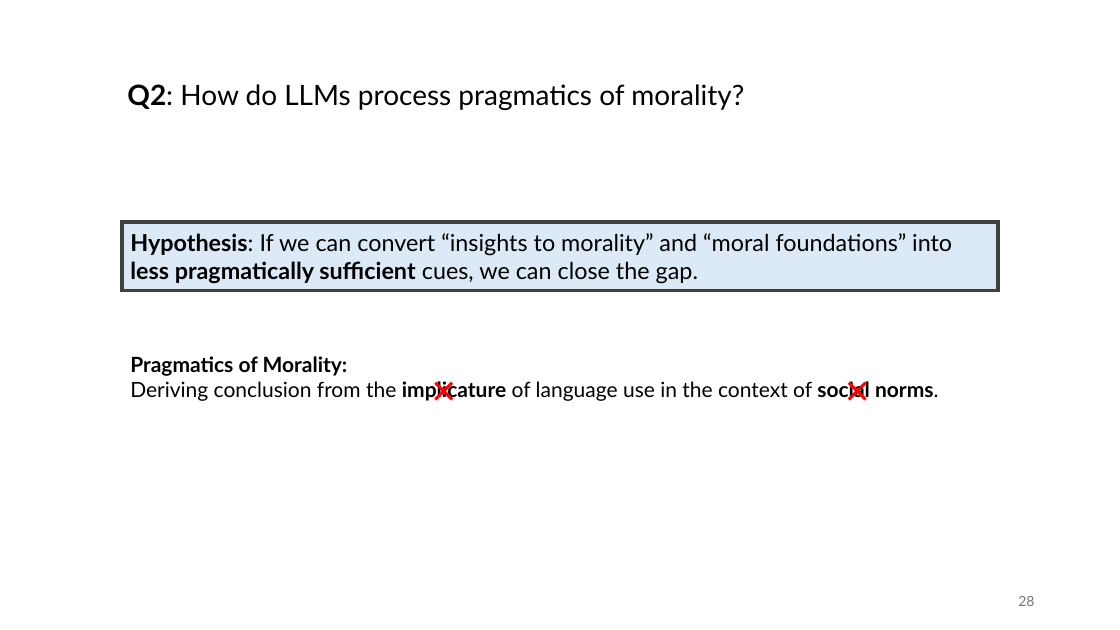
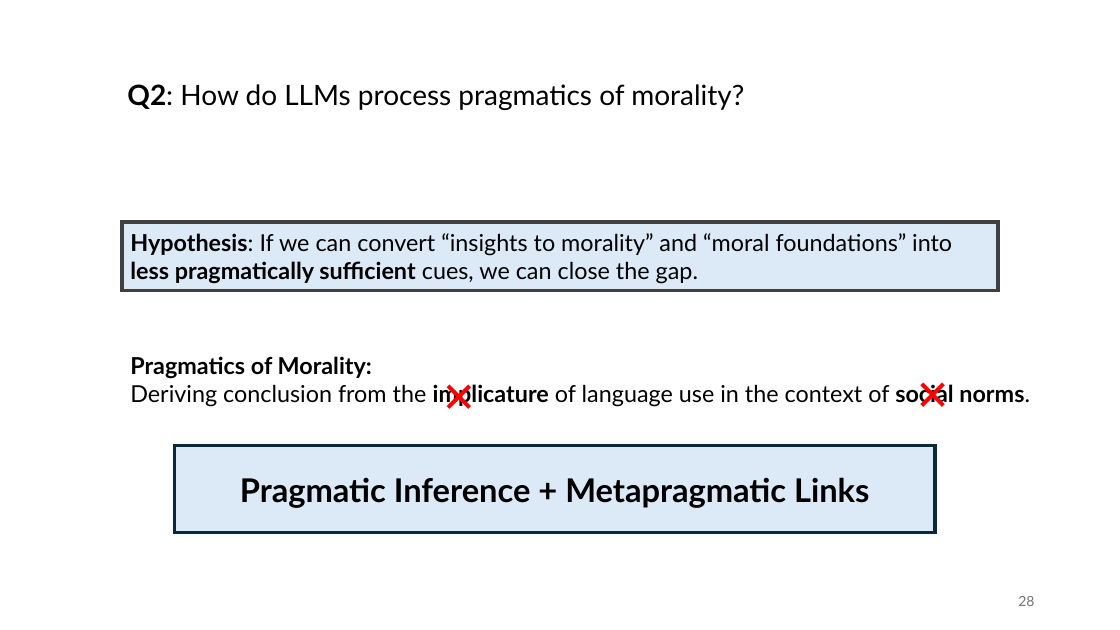
Before and after one commit to guangliang-nlp/jobtalk, a slide deck: slide 28 of jobtalk.pptx. Drawn at 1120x630 pixels with LibreOffice and Linux fonts; fonts in the diff are those of the drawing. Boxes give left, top, right and bottom in pixels: in the first picture for what was removed or moved away, otherwise in the second. Text is boxed around its words. In the diff, an @@ line names an element or a change of style, - is before the commit and + after.

```diff
--- a/jobtalk.pptx
+++ b/jobtalk.pptx
@@ text "Pragmatics of Morality:" at [130,356,1030,407]: size 18 to 20 pt @@
@@ text "✕" at [434,366,523,426]: size 28 to 36 pt @@
@@ text "✕": place and size @@
-text "✕" at [422,367,478,415]
+text "✕" at [434,366,523,426]
@@ text "✕": place and size @@
-text "✕" at [835,367,891,415]
+text "✕" at [907,365,964,424]
@@ text "✕" at [907,365,964,424]: size 28 to 36 pt @@
@@ rectangle added at [175,446,935,533], fill #DCEAF7, outline #092A39 3 pt, 28 pt, text #000000, bold @@
+Pragmatic Inference + Metapragmatic Links
@@ rectangle removed at [310,461,410,474] @@
```
Also in this commit, not shown: 5 other slides changed, 1 slide added, 1 other file.
